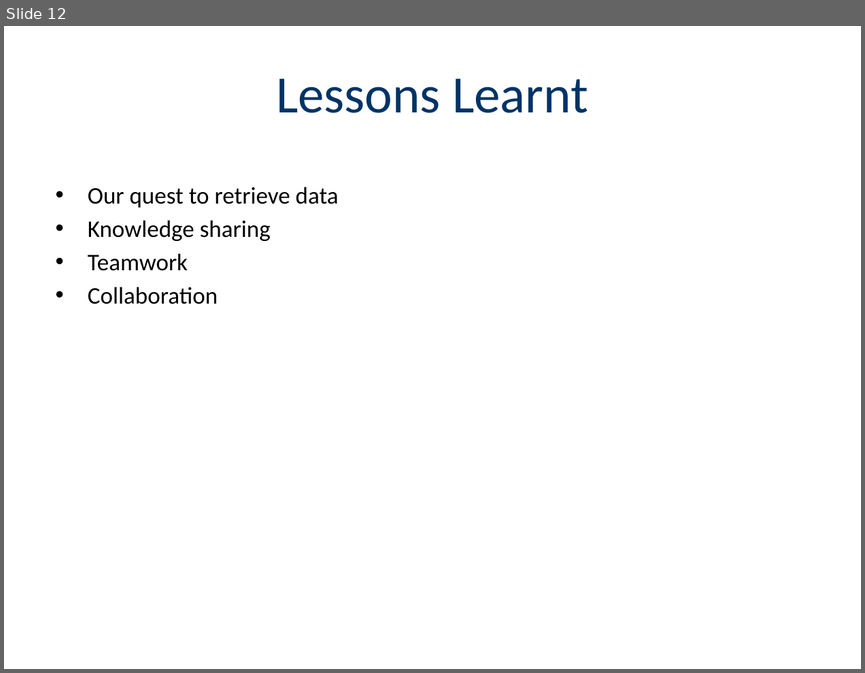
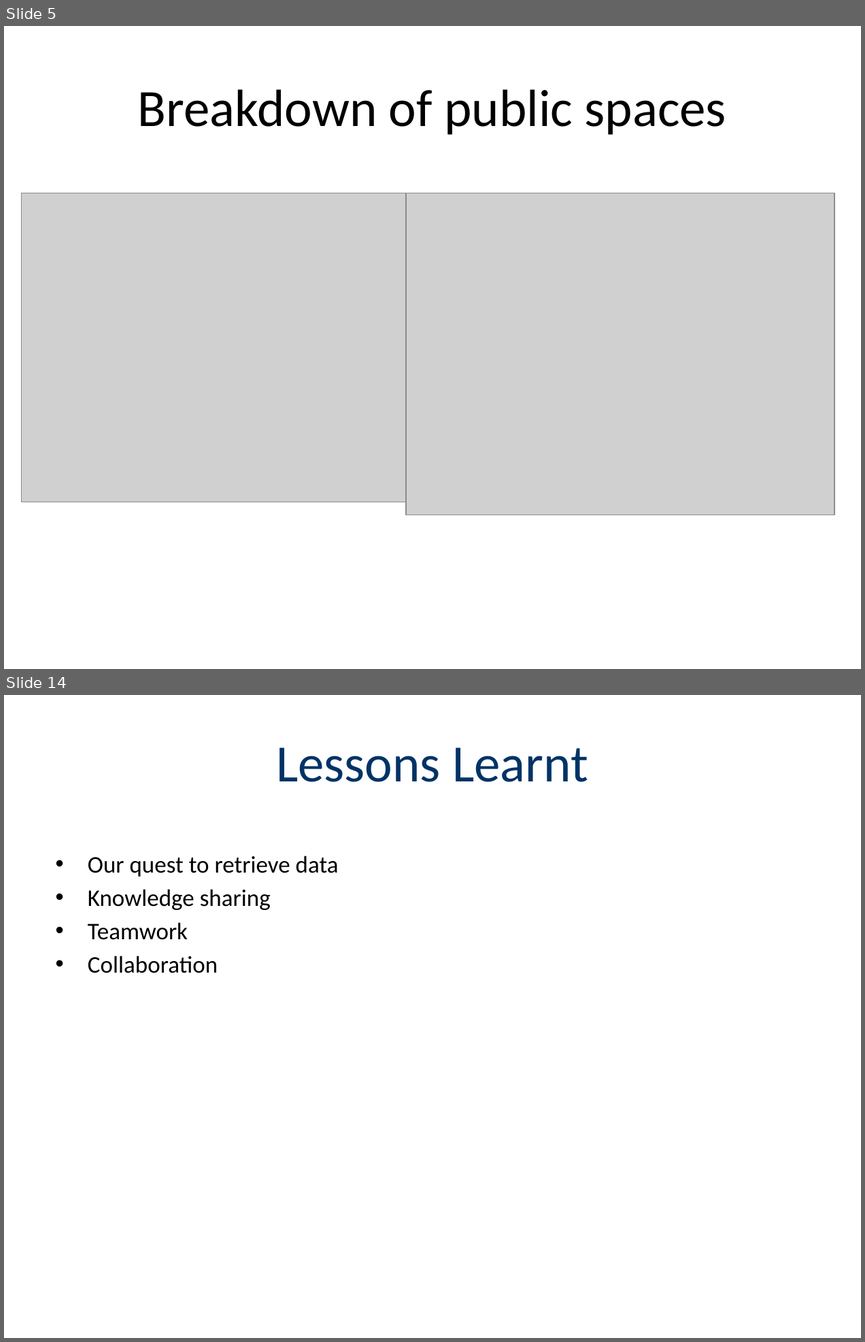
Before and after one commit to au-jr/Group-Project-1, a slide deck: PPT_WIP.pptx. Shown one above the other, each under a label of ours: slide 12 before the commit, slides 5 and 14 after it; the slides between them are not shown. The pictures are 865x673 and 865x1342 pixels, drawn with LibreOffice and Linux fonts; fonts in the diff are those of the drawing; grey boxes stand for pictures. Boxes give left, top, right and bottom in pixels: in the first picture for what was removed or moved away, otherwise in the second. Text is boxed around its words. In the diff, an @@ line names an element or a change of style, - is before the commit and + after.

```diff
--- a/PPT_WIP.pptx
+++ b/PPT_WIP.pptx
@@ slide 5 added at [4,26,861,669], background #FFFFFF @@
@@ title added at [138,89,726,135], 44 pt, text #000000 @@
+Breakdown of public spaces
@@ picture added at [21,193,432,501] @@
@@ picture added at [406,193,834,514] @@
@@ what was slide 12 is now slide 14 @@
```
Also in this commit, not shown: 5 slides changed, 3 other slides added, 2 slides removed.
